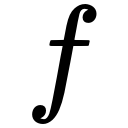
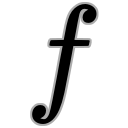
Layered file, before and after one edit (128px x 128px). Changes by layer:
added layer "outline" above "배경" over [30, 2, 99, 126]
